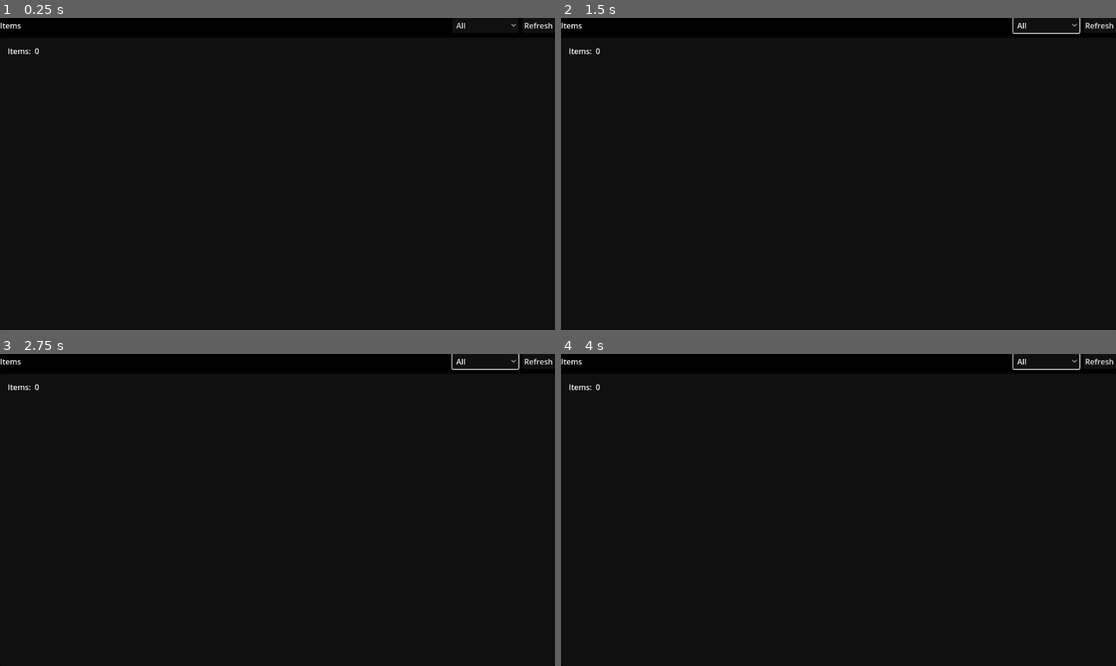
Above: before the commit, frames 1-4 (two rows, left to right).
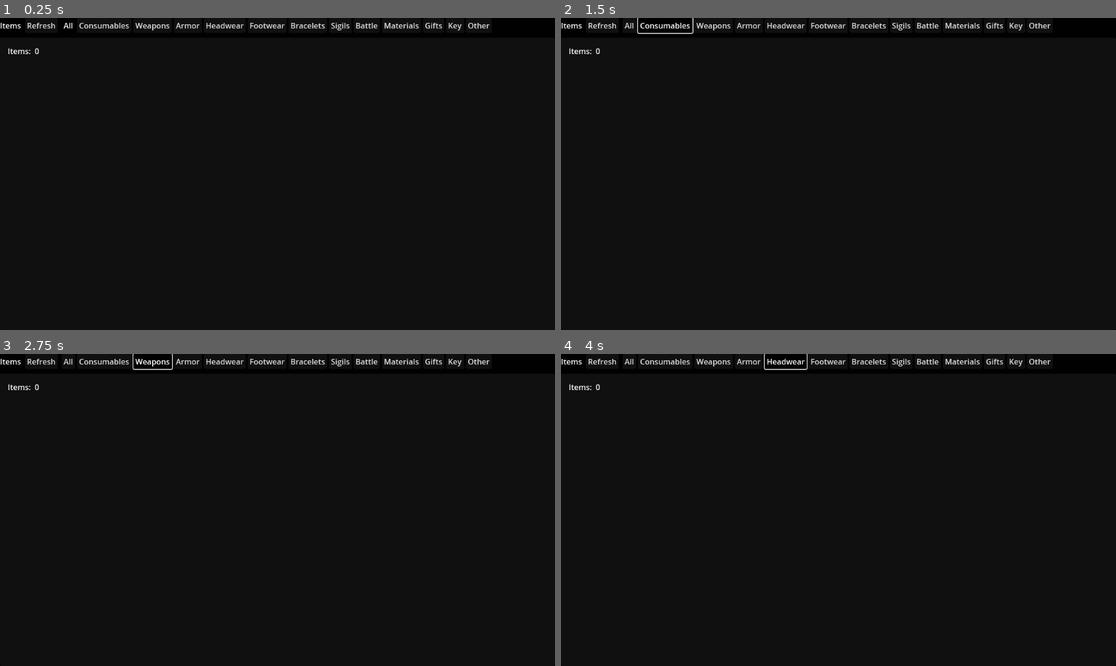
Above: after the commit, the same moments.

Repository: Cristal-Lucina/Psyokin
Game: Godot game, scene res://scenes/main_menu/panels/ItemsPanel.tscn
Same seed, same stepped clock (60 frames per second), same inputs: the game is played once before the commit and once after it. This scene is started directly instead of the project's main scene.
Inputs (mouse positions are in pixels of both pictures, inside the frame that each line leads up to):
- Up to frame 1 (0.25 s): no input
- Up to frame 2 (1.5 s): click "All" at 0.5 s; click (666, 24) at 1.25 s, where only the run after the commit has a clickable "Consumables"
- Up to frame 3 (2.75 s): click (155, 360) at 2 s, where only the run after the commit has a clickable "Weapons"
- Up to frame 4 (4 s): click (749, 360) at 2.75 s, where only the run after the commit has a clickable "Armor"; click (783, 360) at 3.5 s, where only the run after the commit has a clickable "Headwear"

The runs differ from the first frame. In frame 1, 1.0% of the frame differs, in the area x 4-100%, y 1-5%; in frame 2, 1.1%, in the area x 4-100%, y 0-6%; in frame 3, 1.1%; in frame 4, 1.1%.

Commit message:
Redesign ItemsPanel with category buttons and 2-column grid layout
Improved ItemsPanel UI for better usability and visual appeal:

Category Display:
- Replaced dropdown OptionButton with horizontal row of toggle buttons
- All categories (All, Consumables, Weapons, etc.) visible at once
- Easy scanning and one-click category selection
- Active category highlighted with button_pressed state
- Buttons auto-manage state (only one pressed at a time)

Item Layout:
- Changed from VBoxContainer to GridContainer with 2 columns
- Items displayed in 2-column grid for better space utilization
- Horizontal separation: 16px, Vertical separation: 6px
- Each item row contains: name, equipped-by status, category, quantity, Inspect, Discard

Implementation:
- Added _setup_category_buttons() to dynamically create category UI
- Added _setup_item_grid() to replace VBoxContainer with GridContainer
- Added _active_category to track selected category
- Updated _current_category() to use _active_category
- Removed old _on_filter_changed() dropdown handler
- Category selection triggers _rebuild() to filter items

Result: More modern, scannable UI that makes better use of screen space
and provides instant visual feedback for category selection.

Location: scripts/main_menu/panels/ItemsPanel.gd:23-28, 39, 64-159, 543-544

🤖 Generated with [Claude Code](https://claude.com/claude-code)

Co-Authored-By: Claude <noreply@anthropic.com>

Diff:
--- a/scripts/main_menu/panels/ItemsPanel.gd
+++ b/scripts/main_menu/panels/ItemsPanel.gd
@@ -20,10 +20,12 @@
 	"Bracelets","Sigils","Battle","Materials","Gifts","Key","Other"
 ]
 
-@onready var _filter    : OptionButton  = %Filter
+@onready var _filter_container : HBoxContainer = null  # Will create dynamically
 @onready var _refresh   : Button        = %RefreshBtn
 @onready var _counts_tv : Label         = %CountsValue
-@onready var _list_box  : VBoxContainer = %List
+@onready var _list_box  : GridContainer = null  # Will change to GridContainer
+@onready var _header    : HBoxContainer = %Header
+@onready var _vbox      : VBoxContainer = %VBox
 
 var _inv  : Node = null
 var _csv  : Node = null
@@ -34,6 +36,7 @@
 var _defs        : Dictionary = {}    # {id -> row dict}
 var _counts_map  : Dictionary = {}    # {id -> int}  (after expansion, per-instance = 1)
 var _equipped_by : Dictionary = {}    # {base_id -> PackedStringArray of member display names}
+var _active_category : String = "All"  # Track currently selected category
 
 # Normalize arbitrary category strings to our canonical set
 const _CAT_MAP := {
@@ -58,6 +61,12 @@
 	_gs  = get_node_or_null(GS_PATH)
 	_sig = get_node_or_null(SIGIL_SYS_PATH)
 
+	# Setup UI: replace Filter dropdown with category buttons
+	_setup_category_buttons()
+
+	# Setup GridContainer for 2-column item layout
+	_setup_item_grid()
+
 	# Live refresh on inventory
 	if _inv != null and _inv.has_signal("inventory_changed"):
 		if not _inv.is_connected("inventory_changed", Callable(self, "_rebuild")):
@@ -77,14 +86,75 @@
 				if not _sig.is_connected(s, cb):
 					_sig.connect(s, cb)
 
-	if _filter != null and _filter.item_count == 0:
-		for i in range(CATEGORIES.size()):
-			_filter.add_item(CATEGORIES[i], i)
-	if _filter != null and not _filter.item_selected.is_connected(_on_filter_changed):
-		_filter.item_selected.connect(_on_filter_changed)
-
 	if _refresh != null and not _refresh.pressed.is_connected(_rebuild):
 		_refresh.pressed.connect(_rebuild)
+
+	_rebuild()
+
+func _setup_category_buttons() -> void:
+	# Remove old Filter dropdown if it exists
+	var old_filter: Node = get_node_or_null("%Filter")
+	if old_filter:
+		old_filter.queue_free()
+
+	# Create category buttons container and add it to header
+	_filter_container = HBoxContainer.new()
+	_filter_container.add_theme_constant_override("separation", 4)
+
+	# Find the spacer and insert categories before it
+	var spacer: Node = null
+	for child in _header.get_children():
+		if child.name == "Spacer":
+			spacer = child
+			break
+
+	if spacer:
+		_header.remove_child(spacer)
+		_header.add_child(_filter_container)
+		_header.add_child(spacer)
+	else:
+		_header.add_child(_filter_container)
+
+	# Create button for each category
+	for cat in CATEGORIES:
+		var btn := Button.new()
+		btn.text = cat
+		btn.toggle_mode = true
+		btn.set_meta("category", cat)
+		if cat == "All":
+			btn.button_pressed = true  # Start with "All" selected
+		btn.pressed.connect(_on_category_button_pressed.bind(btn))
+		_filter_container.add_child(btn)
+
+func _setup_item_grid() -> void:
+	# Find and replace the List VBoxContainer with GridContainer
+	var old_list: Node = get_node_or_null("%List")
+	if old_list and old_list.get_parent():
+		var parent: Node = old_list.get_parent()
+		var idx: int = old_list.get_index()
+
+		# Create new GridContainer
+		_list_box = GridContainer.new()
+		_list_box.columns = 2
+		_list_box.size_flags_horizontal = Control.SIZE_EXPAND_FILL
+		_list_box.size_flags_vertical = Control.SIZE_EXPAND_FILL
+		_list_box.add_theme_constant_override("h_separation", 16)
+		_list_box.add_theme_constant_override("v_separation", 6)
+
+		# Replace old with new
+		parent.remove_child(old_list)
+		parent.add_child(_list_box)
+		parent.move_child(_list_box, idx)
+		old_list.queue_free()
+
+func _on_category_button_pressed(btn: Button) -> void:
+	var cat: String = String(btn.get_meta("category"))
+	_active_category = cat
+
+	# Unpress all other category buttons
+	for child in _filter_container.get_children():
+		if child is Button and child != btn:
+			child.button_pressed = false
 
 	_rebuild()
 
@@ -471,13 +541,7 @@
 # --- UI glue ------------------------------------------------------------------
 
 func _current_category() -> String:
-	if _filter == null:
-		return "All"
-	var idx: int = _filter.get_selected()
-	return _filter.get_item_text(idx)
-
-func _on_filter_changed(_i: int) -> void:
-	_rebuild()
+	return _active_category
 
 func _on_inspect_row(btn: Button) -> void:
 	var id_v: Variant = btn.get_meta("id")
